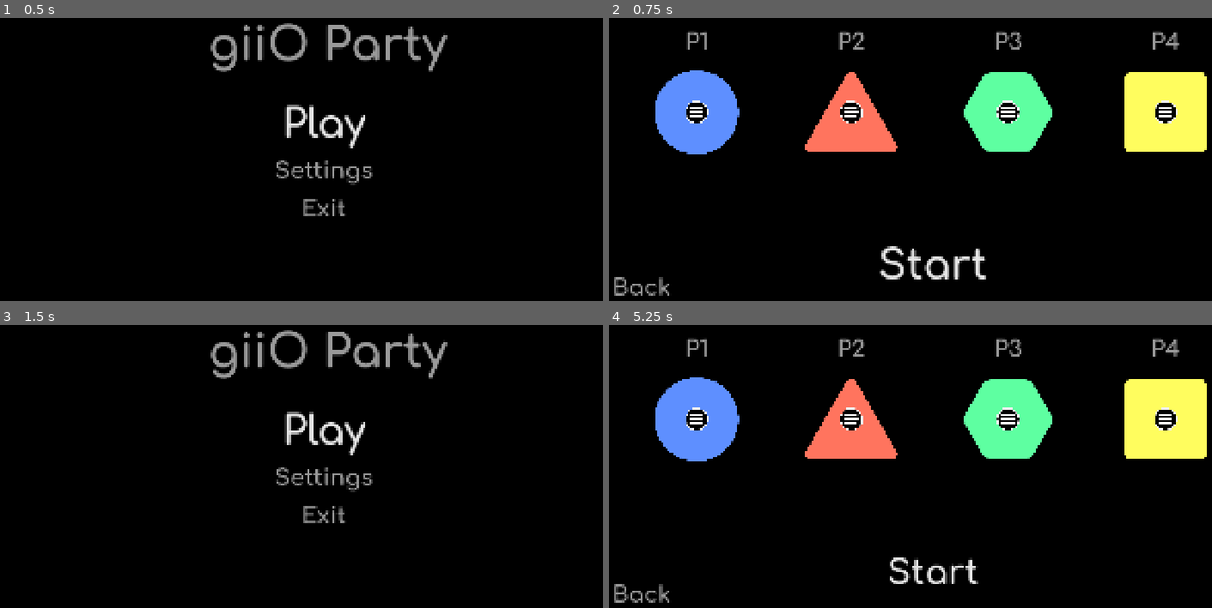
Above: before the commit, frames 1-4 (two rows, left to right).
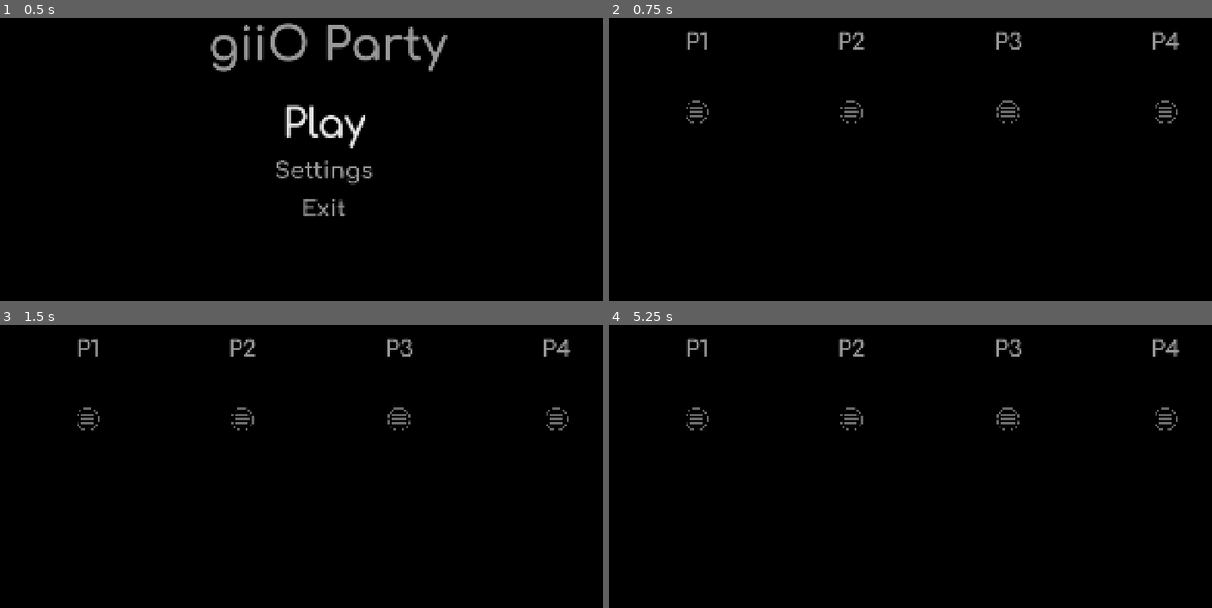
Above: after the commit, the same moments.

Repository: henrylalonde/giio_party
Game: Godot game, scene res://scenes/menus/main_menu.tscn
Two runs of this game, one before a commit and one after it. Both use one fixed random seed, a clock stepped at 60 frames per second and the inputs below.
Inputs (mouse positions are in pixels of both pictures, inside the frame that each line leads up to):
- Up to frame 1 (0.5 s): no input
- Up to frame 2 (0.75 s): click "Play" at 0.5 s
- Up to frame 3 (1.5 s): click (30, 593) at 1.25 s, where only the run before the commit has a clickable "Back"
- Up to frame 4 (5.25 s): click (934, 432) at 2 s, where only the run before the commit has a clickable "Play"; click (934, 574) at 2.75 s, where only the run before the commit has a clickable "Start"; click (934, 574) at 3.5 s, where only the run before the commit has a clickable "Start"; click (934, 574) at 4.25 s, where only the run before the commit has a clickable "Start"; tap Enter at 5 s; move the mouse to (1085, 418) at 5.02 s

Frame 1 is identical in both runs. In frame 2, 13% of the frame differs, in the area x 0-100%, y 18-99%; in frame 3, 3.9%; in frame 4, 13%.

Commit message:
fun in the lobby

Diff:
--- a/project.godot
+++ b/project.godot
@@ -15,12 +15,19 @@
 config/features=PackedStringArray("4.5", "Forward Plus")
 config/icon="uid://cqy2d38ms7v4m"
 
+[debug]
+
+gdscript/warnings/unused_variable=0
+gdscript/warnings/unused_parameter=0
+gdscript/warnings/integer_division=0
+
 [display]
 
 window/size/viewport_width=1920
 window/size/viewport_height=1080
 window/stretch/mode="canvas_items"
 window/stretch/aspect="expand"
+window/vsync/vsync_mode=0
 
 [input]
 
--- /dev/null
+++ b/resources/player_palette.tres
@@ -0,0 +1,4 @@
+[gd_resource type="ColorPalette" format=3 uid="uid://cwnpodyekbkcn"]
+
+[resource]
+colors = PackedColorArray(0.36862746, 0.69411767, 1, 1, 1, 0.5803922, 0.36862746, 1, 0.36862746, 1, 0.56078434, 1, 1, 1, 0.36862746, 1)
--- /dev/null
+++ b/scenes/menus/local-menu/lobby_player.gd
@@ -0,0 +1,76 @@
+extends VBoxContainer
+
+@export_range(0, 3) var device: int = 0
+
+@onready var shape_sprite: Sprite2D = $Control/ShapeSprite
+@onready var start_sprite: Sprite2D = $Control/PressStart
+@onready var label: Label = $Label
+@onready var palette: ColorPalette = load("res://resources/player_palette.tres")
+@onready var shapes: Array[CompressedTexture2D] = [
+	load("res://assets/player-markers/circle.svg"),
+	load("res://assets/player-markers/triangle.svg"),
+	load("res://assets/player-markers/hexagon.svg"),
+	load("res://assets/player-markers/square.svg")
+]
+
+var joined: bool = false
+var color: Color
+const hue_change_speed: float = 0.25
+
+var shape_index: int
+
+var default_cooldown: float = 0.2
+var cooldowns: Array[float] = [0.0, 0.0]
+var cooldown_buttons: Array[int] = [JOY_BUTTON_DPAD_DOWN, JOY_BUTTON_DPAD_UP]
+var button_actions: Array[Callable] = [
+	func dpad_down():
+		shape_index = (shape_index + 1) % shapes.size()
+		shape_sprite.texture = shapes[shape_index],
+	func dpad_up():
+		shape_index = (shape_index - 1) % shapes.size()
+		shape_sprite.texture = shapes[shape_index]
+]
+
+func _ready() -> void:
+	label.text = "P%s" % str(device + 1)
+	shape_sprite.hide()
+	start_sprite.show()
+
+	shape_index = device
+	shape_sprite.texture = shapes[shape_index]
+
+	color = palette.colors[device]
+	shape_sprite.set_instance_shader_parameter("player_color", color)
+
+
+func _process(delta: float) -> void:
+	if not joined:
+		if Input.is_joy_button_pressed(device, JOY_BUTTON_START):
+			Input.start_joy_vibration(device, 0.0, 1.0, 0.2)
+			shape_sprite.show()
+			start_sprite.hide()
+			joined = true
+		else:
+			return
+
+	var offset_direction: Vector2
+	offset_direction.x = clampf(Input.get_joy_axis(device, JOY_AXIS_LEFT_X) + Input.get_joy_axis(device, JOY_AXIS_RIGHT_X), -1.0, 1.0)
+	offset_direction.y = clampf(Input.get_joy_axis(device, JOY_AXIS_LEFT_Y) + Input.get_joy_axis(device, JOY_AXIS_RIGHT_Y), -1.0, 1.0)
+	shape_sprite.position = lerp(shape_sprite.position, 50.0 * offset_direction, 50.0 * delta)
+
+	if Input.is_joy_button_pressed(device, JOY_BUTTON_DPAD_LEFT):
+		color.h = fmod(color.h - hue_change_speed * delta, 1.0)
+		shape_sprite.set_instance_shader_parameter("player_color", color)
+	if Input.is_joy_button_pressed(device, JOY_BUTTON_DPAD_RIGHT):
+		color.h = fmod(color.h + hue_change_speed * delta, 1.0)
+		shape_sprite.set_instance_shader_parameter("player_color", color)
+
+	for i in range(cooldown_buttons.size()):
+		if Input.is_joy_button_pressed(device, cooldown_buttons[i]):
+			if cooldowns[i] <= 0.0:
+				button_actions[i].call()
+				cooldowns[i] = default_cooldown
+			else:
+				cooldowns[i] -= delta
+		else:
+			cooldowns[i] = 0.0
--- /dev/null
+++ b/scenes/menus/local-menu/lobby_player.tscn
@@ -0,0 +1,46 @@
+[gd_scene load_steps=5 format=3 uid="uid://dkq7jkqdvvams"]
+
+[ext_resource type="Script" uid="uid://cwrn2lj4eth87" path="res://scenes/menus/local-menu/lobby_player.gd" id="1_p0qj2"]
+[ext_resource type="Theme" uid="uid://c8sfecofw72pd" path="res://resources/ui/main_theme.tres" id="1_q4v6n"]
+[ext_resource type="Material" uid="uid://c6kokgunt7k46" path="res://resources/shaders/color_changer.tres" id="2_p0qj2"]
+[ext_resource type="Texture2D" uid="uid://b7k0j8pirpsmc" path="res://assets/menu-icons/press_start.svg" id="4_l1s0c"]
+
+[node name="Player 1" type="VBoxContainer"]
+anchors_preset = 8
+anchor_left = 0.5
+anchor_top = 0.5
+anchor_right = 0.5
+anchor_bottom = 0.5
+offset_left = -32.5
+offset_top = -116.0
+offset_right = 32.5
+offset_bottom = 116.0
+grow_horizontal = 2
+grow_vertical = 2
+size_flags_horizontal = 4
+size_flags_vertical = 4
+theme_override_constants/separation = 160
+alignment = 1
+script = ExtResource("1_p0qj2")
+
+[node name="Label" type="Label" parent="."]
+layout_mode = 2
+size_flags_horizontal = 4
+theme = ExtResource("1_q4v6n")
+theme_override_font_sizes/font_size = 64
+text = "P1"
+horizontal_alignment = 1
+
+[node name="Control" type="Control" parent="."]
+layout_mode = 2
+size_flags_horizontal = 4
+
+[node name="ShapeSprite" type="Sprite2D" parent="Control"]
+material = ExtResource("2_p0qj2")
+instance_shader_parameters/player_color = Color(1, 1, 1, 1)
+scale = Vector2(0.5, 0.5)
+
+[node name="PressStart" type="Sprite2D" parent="Control"]
+modulate = Color(1, 1, 1, 0.43529412)
+scale = Vector2(0.25, 0.25)
+texture = ExtResource("4_l1s0c")
--- /dev/null
+++ b/scenes/menus/local-menu/local_lobby.gd
@@ -0,0 +1,6 @@
+extends Control
+
+var main_menu: PackedScene = load("res://scenes/menus/main_menu.tscn")
+
+func _ready() -> void:
+	pass
--- /dev/null
+++ b/scenes/menus/local-menu/local_lobby.tscn
@@ -0,0 +1,50 @@
+[gd_scene load_steps=3 format=3 uid="uid://bma8wx0r4k420"]
+
+[ext_resource type="Script" uid="uid://ovyimmcbkbcd" path="res://scenes/menus/local-menu/local_lobby.gd" id="1_drhds"]
+[ext_resource type="PackedScene" uid="uid://dkq7jkqdvvams" path="res://scenes/menus/local-menu/lobby_player.tscn" id="4_tmuta"]
+
+[node name="LocalLobby" type="Control"]
+layout_mode = 3
+anchors_preset = 15
+anchor_right = 1.0
+anchor_bottom = 1.0
+grow_horizontal = 2
+grow_vertical = 2
+script = ExtResource("1_drhds")
+
+[node name="ColorRect" type="ColorRect" parent="."]
+layout_mode = 1
+anchors_preset = 15
+anchor_right = 1.0
+anchor_bottom = 1.0
+grow_horizontal = 2
+grow_vertical = 2
+color = Color(0, 0, 0, 1)
+
+[node name="HBoxContainer" type="HBoxContainer" parent="."]
+layout_mode = 1
+anchors_preset = 14
+anchor_top = 0.5
+anchor_right = 1.0
+anchor_bottom = 0.5
+offset_top = -200.0
+offset_bottom = -128.0
+grow_horizontal = 2
+grow_vertical = 2
+theme_override_constants/separation = 360
+alignment = 1
+
+[node name="Player 1" parent="HBoxContainer" instance=ExtResource("4_tmuta")]
+layout_mode = 2
+
+[node name="Player 2" parent="HBoxContainer" instance=ExtResource("4_tmuta")]
+layout_mode = 2
+device = 1
+
+[node name="Player 3" parent="HBoxContainer" instance=ExtResource("4_tmuta")]
+layout_mode = 2
+device = 2
+
+[node name="Player 4" parent="HBoxContainer" instance=ExtResource("4_tmuta")]
+layout_mode = 2
+device = 3
--- a/scenes/menus/local_lobby.gd
+++ /dev/null
@@ -1,10 +0,0 @@
-extends Control
-
-var main_menu: PackedScene = load("res://scenes/menus/main_menu.tscn")
-
-@onready var back_button: Button = $Back
-@onready var start_button: Button = $Start
-
-func _ready() -> void:
-	start_button.grab_focus()
-	back_button.pressed.connect(func (): get_tree().change_scene_to_packed(main_menu))
--- a/scenes/menus/local_lobby.tscn
+++ /dev/null
@@ -1,182 +0,0 @@
-[gd_scene load_steps=10 format=3 uid="uid://bma8wx0r4k420"]
-
-[ext_resource type="Script" uid="uid://ovyimmcbkbcd" path="res://scenes/menus/local_lobby.gd" id="1_drhds"]
-[ext_resource type="Theme" uid="uid://c8sfecofw72pd" path="res://resources/ui/main_theme.tres" id="1_u2wr6"]
-[ext_resource type="Script" uid="uid://bd6r68k1qsqdi" path="res://scenes/menus/scaling_button.gd" id="2_oo2sm"]
-[ext_resource type="Material" uid="uid://c6kokgunt7k46" path="res://resources/shaders/color_changer.tres" id="4_ugofe"]
-[ext_resource type="Texture2D" uid="uid://dqrueosqu5dij" path="res://assets/player-markers/circle.svg" id="5_eaos3"]
-[ext_resource type="Texture2D" uid="uid://b7k0j8pirpsmc" path="res://assets/menu-icons/press_start.svg" id="6_6ubrc"]
-[ext_resource type="Texture2D" uid="uid://u8nriuwvyom2" path="res://assets/player-markers/triangle.svg" id="7_eaos3"]
-[ext_resource type="Texture2D" uid="uid://dc3620nycq6eu" path="res://assets/player-markers/hexagon.svg" id="8_w5ewo"]
-[ext_resource type="Texture2D" uid="uid://ci8esn5gj5idw" path="res://assets/player-markers/square.svg" id="9_6ubrc"]
-
-[node name="LocalLobby" type="Control"]
-layout_mode = 3
-anchors_preset = 15
-anchor_right = 1.0
-anchor_bottom = 1.0
-grow_horizontal = 2
-grow_vertical = 2
-script = ExtResource("1_drhds")
-
-[node name="ColorRect" type="ColorRect" parent="."]
-layout_mode = 1
-anchors_preset = 15
-anchor_right = 1.0
-anchor_bottom = 1.0
-grow_horizontal = 2
-grow_vertical = 2
-color = Color(0, 0, 0, 1)
-
-[node name="Back" type="Button" parent="."]
-layout_mode = 1
-anchors_preset = 2
-anchor_top = 1.0
-anchor_bottom = 1.0
-offset_left = 64.0
-offset_top = -133.0
-offset_right = 228.0
-offset_bottom = -61.0
-grow_vertical = 0
-theme = ExtResource("1_u2wr6")
-text = "Back"
-script = ExtResource("2_oo2sm")
-
-[node name="Start" type="Button" parent="."]
-layout_mode = 1
-anchors_preset = 7
-anchor_left = 0.5
-anchor_top = 1.0
-anchor_right = 0.5
-anchor_bottom = 1.0
-offset_left = -127.5
-offset_top = -211.0
-offset_right = 127.5
-offset_bottom = -103.0
-grow_horizontal = 2
-grow_vertical = 0
-theme = ExtResource("1_u2wr6")
-theme_override_font_sizes/font_size = 96
-text = "Start"
-script = ExtResource("2_oo2sm")
-
-[node name="HBoxContainer" type="HBoxContainer" parent="."]
-layout_mode = 1
-anchors_preset = 14
-anchor_top = 0.5
-anchor_right = 1.0
-anchor_bottom = 0.5
-offset_top = -200.0
-offset_bottom = -128.0
-grow_horizontal = 2
-grow_vertical = 2
-theme_override_constants/separation = 360
-alignment = 1
-
-[node name="Player 1" type="VBoxContainer" parent="HBoxContainer"]
-layout_mode = 2
-theme_override_constants/separation = 160
-alignment = 1
-
-[node name="Label" type="Label" parent="HBoxContainer/Player 1"]
-layout_mode = 2
-size_flags_horizontal = 4
-theme = ExtResource("1_u2wr6")
-theme_override_font_sizes/font_size = 64
-text = "P1"
-horizontal_alignment = 1
-
-[node name="Control" type="Control" parent="HBoxContainer/Player 1"]
-layout_mode = 2
-size_flags_horizontal = 4
-
-[node name="Circle" type="Sprite2D" parent="HBoxContainer/Player 1/Control"]
-material = ExtResource("4_ugofe")
-instance_shader_parameters/player_color = Color(0.36862746, 0.56078434, 1, 1)
-scale = Vector2(0.5, 0.5)
-texture = ExtResource("5_eaos3")
-
-[node name="PressStart" type="Sprite2D" parent="HBoxContainer/Player 1/Control"]
-scale = Vector2(0.25, 0.25)
-texture = ExtResource("6_6ubrc")
-
-[node name="Player 2" type="VBoxContainer" parent="HBoxContainer"]
-layout_mode = 2
-theme_override_constants/separation = 160
-alignment = 1
-
-[node name="Label" type="Label" parent="HBoxContainer/Player 2"]
-layout_mode = 2
-size_flags_horizontal = 4
-theme = ExtResource("1_u2wr6")
-theme_override_font_sizes/font_size = 64
-text = "P2"
-horizontal_alignment = 1
-
-[node name="Control" type="Control" parent="HBoxContainer/Player 2"]
-layout_mode = 2
-size_flags_horizontal = 4
-
-[node name="Triangle" type="Sprite2D" parent="HBoxContainer/Player 2/Control"]
-material = ExtResource("4_ugofe")
-instance_shader_parameters/player_color = Color(1, 0.454, 0.37, 1)
-scale = Vector2(0.5, 0.5)
-texture = ExtResource("7_eaos3")
-
-[node name="PressStart" type="Sprite2D" parent="HBoxContainer/Player 2/Control"]
-scale = Vector2(0.25, 0.25)
-texture = ExtResource("6_6ubrc")
-
-[node name="Player 3" type="VBoxContainer" parent="HBoxContainer"]
-layout_mode = 2
-theme_override_constants/separation = 160
-alignment = 1
-
-[node name="Label" type="Label" parent="HBoxContainer/Player 3"]
-layout_mode = 2
-size_flags_horizontal = 4
-theme = ExtResource("1_u2wr6")
-theme_override_font_sizes/font_size = 64
-text = "P3"
-horizontal_alignment = 1
-
-[node name="Control" type="Control" parent="HBoxContainer/Player 3"]
-layout_mode = 2
-size_flags_horizontal = 4
-
-[node name="Hexagon" type="Sprite2D" parent="HBoxContainer/Player 3/Control"]
-material = ExtResource("4_ugofe")
-instance_shader_parameters/player_color = Color(0.37, 1, 0.63250005, 1)
-scale = Vector2(0.5, 0.5)
-texture = ExtResource("8_w5ewo")
-
-[node name="PressStart" type="Sprite2D" parent="HBoxContainer/Player 3/Control"]
-scale = Vector2(0.25, 0.25)
-texture = ExtResource("6_6ubrc")
-
-[node name="Player 4" type="VBoxContainer" parent="HBoxContainer"]
-layout_mode = 2
-theme_override_constants/separation = 160
-alignment = 1
-
-[node name="Label" type="Label" parent="HBoxContainer/Player 4"]
-layout_mode = 2
-size_flags_horizontal = 4
-theme = ExtResource("1_u2wr6")
-theme_override_font_sizes/font_size = 64
-text = "P4"
-horizontal_alignment = 1
-
-[node name="Control" type="Control" parent="HBoxContainer/Player 4"]
-layout_mode = 2
-size_flags_horizontal = 4
-
-[node name="Square" type="Sprite2D" parent="HBoxContainer/Player 4/Control"]
-material = ExtResource("4_ugofe")
-instance_shader_parameters/player_color = Color(1, 0.9895, 0.37, 1)
-scale = Vector2(0.5, 0.5)
-texture = ExtResource("9_6ubrc")
-
-[node name="PressStart" type="Sprite2D" parent="HBoxContainer/Player 4/Control"]
-scale = Vector2(0.25, 0.25)
-texture = ExtResource("6_6ubrc")
--- a/scenes/menus/main_menu.gd
+++ b/scenes/menus/main_menu.gd
@@ -1,6 +1,6 @@
 extends Control
 
-var local_lobby: PackedScene = load("res://scenes/menus/local_lobby.tscn")
+var local_lobby: PackedScene = load("res://scenes/menus/local-menu/local_lobby.tscn")
 
 @onready var play_button: Button = $Play
 @onready var settings_button: Button = $Settings
--- a/scenes/menus/main_menu.tscn
+++ b/scenes/menus/main_menu.tscn
@@ -1,8 +1,7 @@
-[gd_scene load_steps=5 format=3 uid="uid://dvukqdsai43i8"]
+[gd_scene load_steps=4 format=3 uid="uid://dvukqdsai43i8"]
 
 [ext_resource type="Script" uid="uid://cr5xvd2b3jrtv" path="res://scenes/menus/main_menu.gd" id="1_hj162"]
 [ext_resource type="Theme" uid="uid://c8sfecofw72pd" path="res://resources/ui/main_theme.tres" id="1_nl8w3"]
-[ext_resource type="PackedScene" uid="uid://bma8wx0r4k420" path="res://scenes/menus/local_lobby.tscn" id="2_6bivr"]
 [ext_resource type="Script" uid="uid://bd6r68k1qsqdi" path="res://scenes/menus/scaling_button.gd" id="3_xn6kt"]
 
 [node name="MainMenu" type="Control"]
@@ -13,7 +12,6 @@
 grow_horizontal = 2
 grow_vertical = 2
 script = ExtResource("1_hj162")
-local_lobby = ExtResource("2_6bivr")
 
 [node name="ColorRect" type="ColorRect" parent="."]
 layout_mode = 1
--- a/scenes/test/node_2d.tscn
+++ b/scenes/test/node_2d.tscn
@@ -11,25 +11,25 @@
 
 [node name="Square" type="Sprite2D" parent="."]
 material = ExtResource("1_q6r6c")
-instance_shader_parameters/player_color = Color(1, 0.9895, 0.37, 1)
+instance_shader_parameters/player_color = Color(1, 1, 0.36862746, 1)
 position = Vector2(1798, 398)
 texture = ExtResource("1_0e48y")
 script = ExtResource("2_epypp")
 
 [node name="Triangle" type="Sprite2D" parent="."]
 material = ExtResource("1_q6r6c")
-instance_shader_parameters/player_color = Color(1, 0.454, 0.37, 1)
+instance_shader_parameters/player_color = Color(1, 0.58000004, 0.37, 1)
 position = Vector2(639, 396)
 texture = ExtResource("3_epypp")
 
 [node name="Hexagon" type="Sprite2D" parent="."]
 material = ExtResource("1_q6r6c")
-instance_shader_parameters/player_color = Color(0.37, 1, 0.63250005, 1)
+instance_shader_parameters/player_color = Color(0.37, 1, 0.559, 1)
 position = Vector2(1210, 388)
 texture = ExtResource("4_0hol4")
 
 [node name="Circle" type="Sprite2D" parent="."]
 material = ExtResource("1_q6r6c")
-instance_shader_parameters/player_color = Color(0.36862746, 0.56078434, 1, 1)
+instance_shader_parameters/player_color = Color(0.36862746, 0.69411767, 1, 1)
 position = Vector2(95, 400)
 texture = ExtResource("6_fft1c")
Not shown, added: scenes/menus/local-menu/lobby_player.gd.uid
Renamed: scenes/menus/local_lobby.gd.uid -> scenes/menus/local-menu/local_lobby.gd.uid
